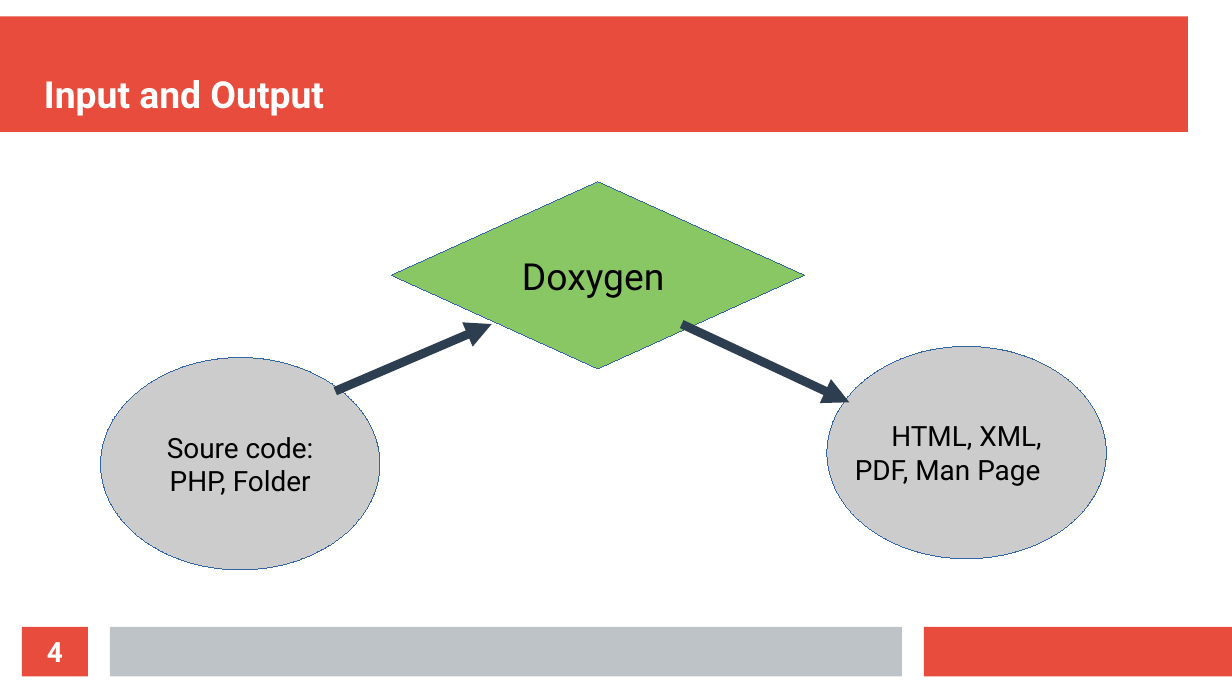
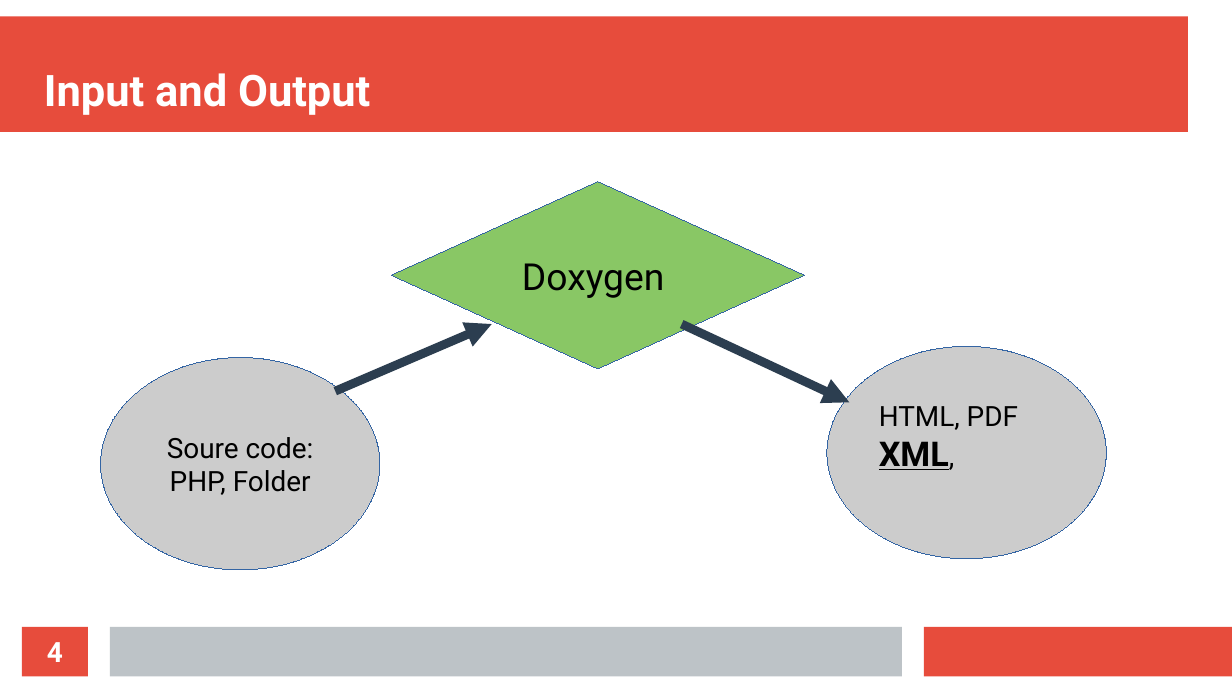
Before and after one commit to nguyenthang011099/Doxygen-, a slide deck: slide 4 of Doxygen.odp. Drawn at 1232x693 pixels with LibreOffice and Linux fonts; fonts in the diff are those of the drawing. Boxes give left, top, right and bottom in pixels: in the first picture for what was removed or moved away, otherwise in the second. Text is boxed around its words. In the diff, an @@ line names an element or a change of style, - is before the commit and + after.

```diff
--- a/Doxygen.odp
+++ b/Doxygen.odp
@@ title "Input and Output" at (x1=44, y1=73, x2=370, y2=115): size 24 to 28 pt @@
@@ text in ellipse at (x1=879, y1=406, x2=1018, y2=470): text changed @@
-HTML, XML,
-PDF, Man Page
+HTML, PDF
+XML,
```
Also in this commit, not shown: 2 other slides changed, 6 slides added, 6 slides removed, 6 other files.
